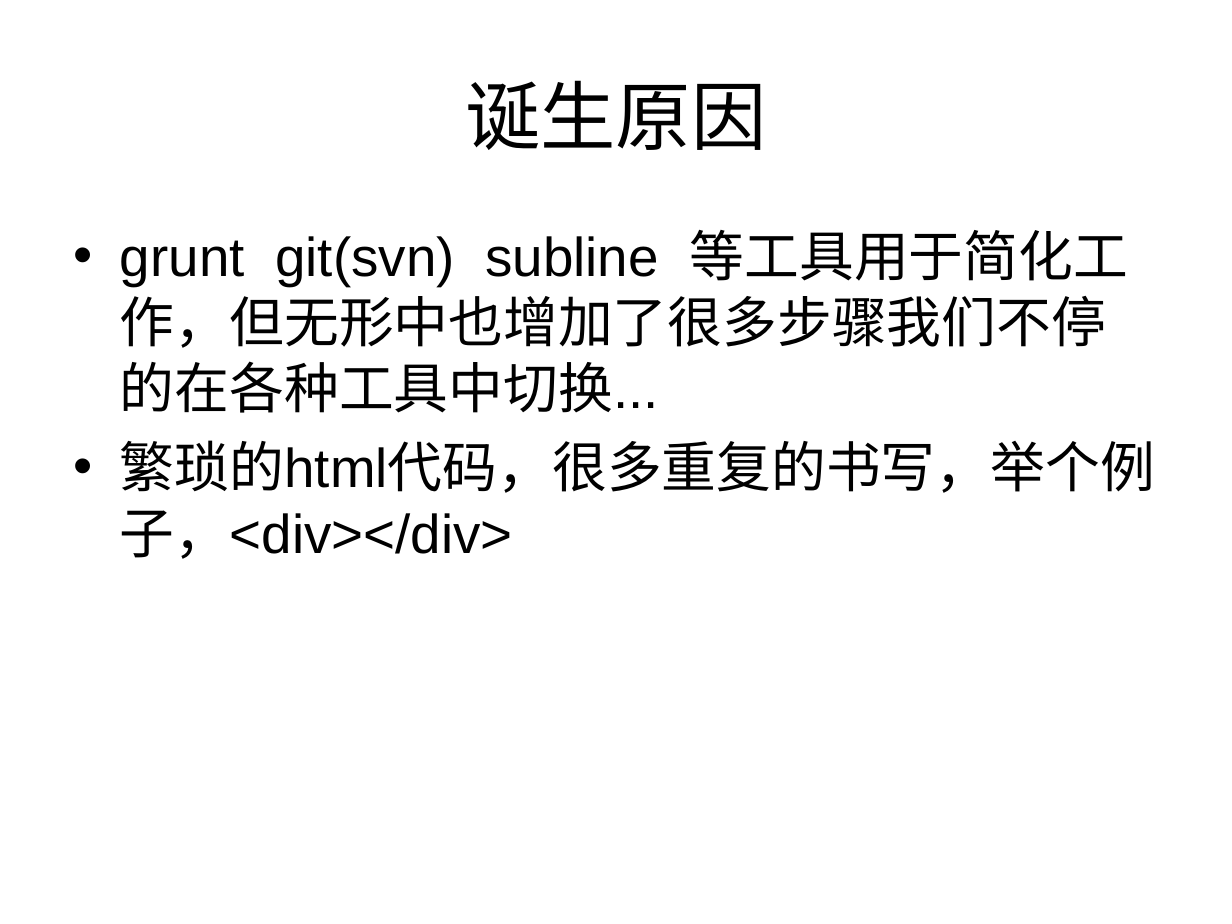
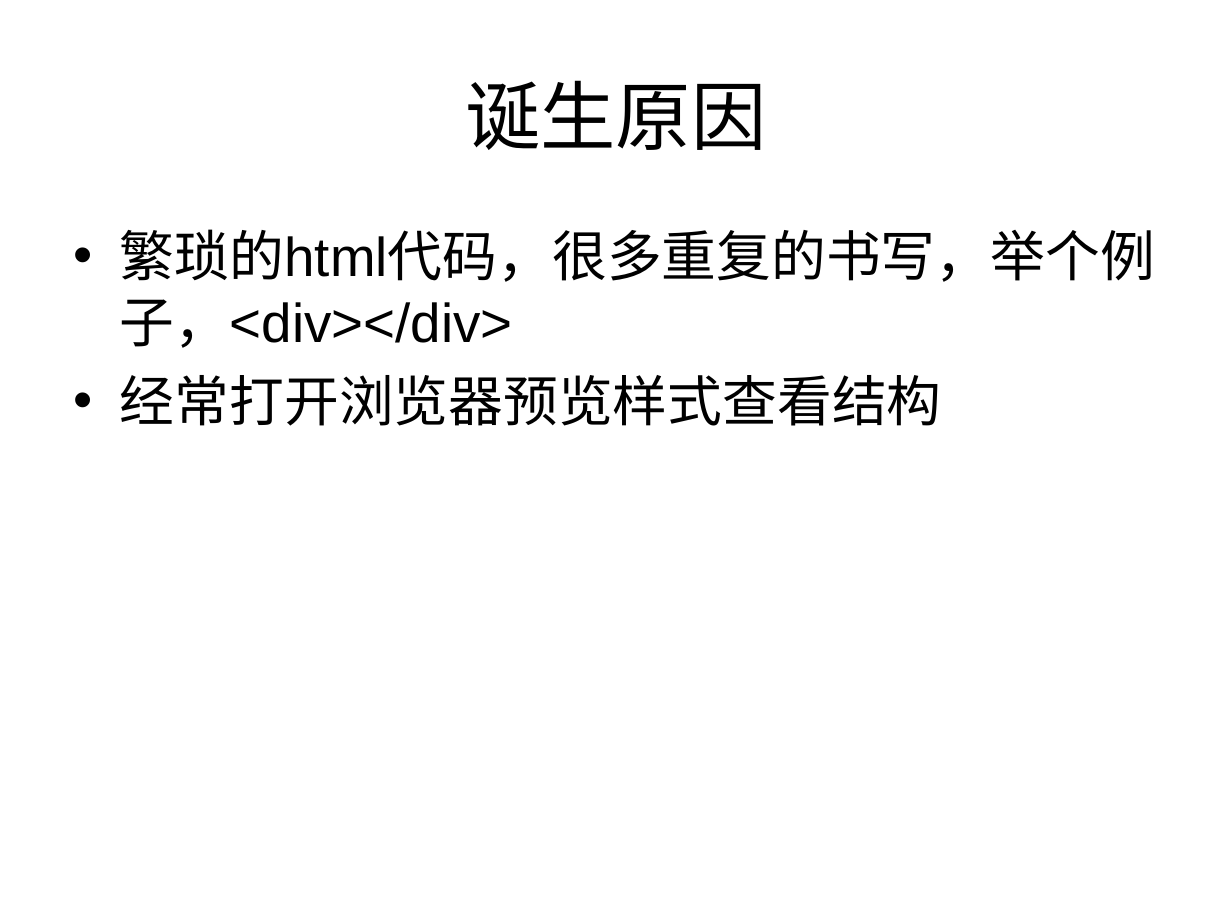
Before and after one commit to 306808700/hcs, a slide deck: slide 2 of 1.0/guide/HCS 基于chrome的命令行的编辑工具.ppt. Drawn at 1232x924 pixels with LibreOffice and Linux fonts; fonts in the diff are those of the drawing. Boxes give left, top, right and bottom in pixels: in the first picture for what was removed or moved away, otherwise in the second. Text is boxed around its words. In the diff, an @@ line names an element or a change of style, - is before the commit and + after.

```diff
--- a/1.0/guide/HCS 基于chrome的命令行的编辑工具.ppt
+++ b/1.0/guide/HCS 基于chrome的命令行的编辑工具.ppt
@@ text at [120, 230, 1128, 413]: paragraph removed @@
-• grunt git(svn) subline 等工具用于简化工作，但无形中也增加了很多步骤我们不停的在各种工具中切换...
@@ text at [120, 375, 942, 426]: paragraph added @@
+• 经常打开浏览器预览样式查看结构
```
Also in this commit, not shown: 3 other slides changed, 8 slides added.
